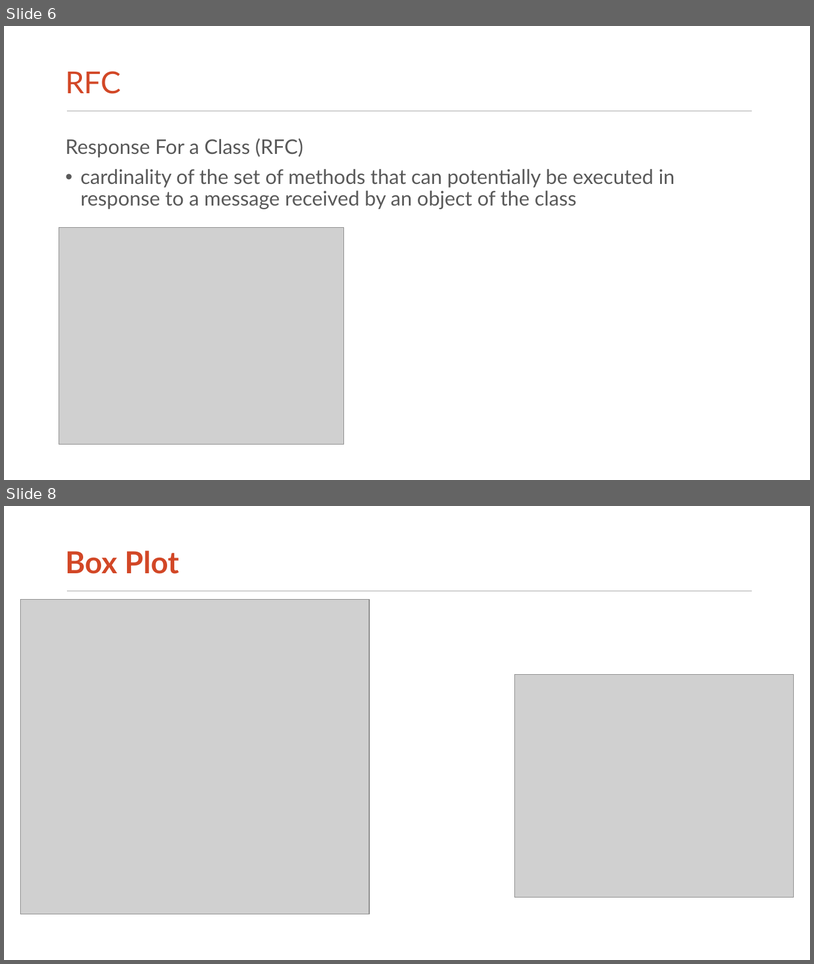
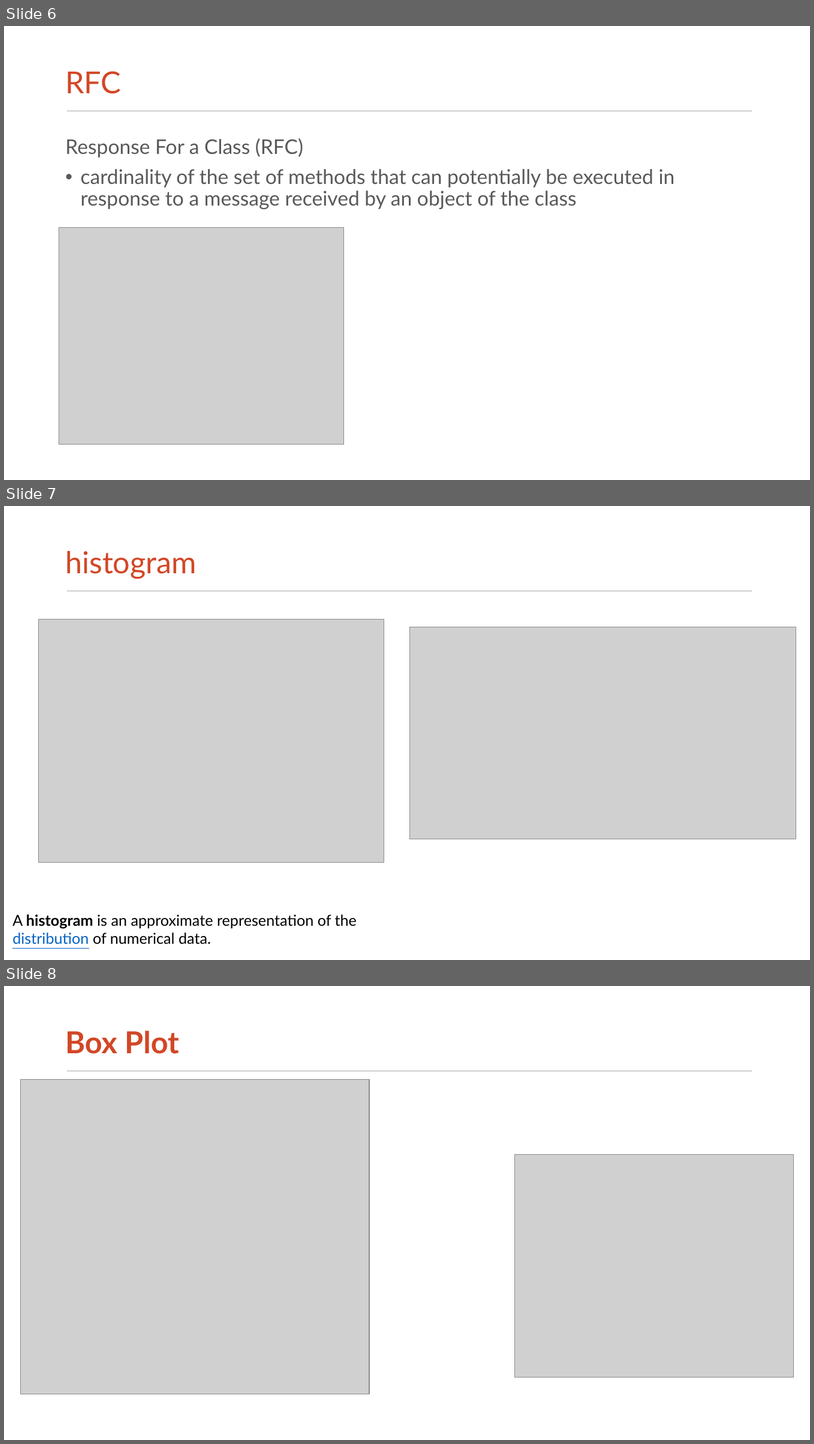
Before and after one commit to francobelloni85/UniSoftwareQualityExam, a slide deck: SOFTWARE_QUALITY_EVALUATION.pptx. Shown one above the other, each under a label of ours: slides 6 and 8 before the commit, slides 6, 7 and 8 after it; the slides between them are not shown. The pictures are 814x964 and 814x1444 pixels, drawn with LibreOffice and Linux fonts; fonts in the diff are those of the drawing; grey boxes stand for pictures. Boxes give left, top, right and bottom in pixels: in the first picture for what was removed or moved away, otherwise in the second. Text is boxed around its words. In the diff, an @@ line names an element or a change of style, - is before the commit and + after.

```diff
--- a/SOFTWARE_QUALITY_EVALUATION.pptx
+++ b/SOFTWARE_QUALITY_EVALUATION.pptx
@@ slide 7 added at <box>4,506,810,960</box>, background #FFFFFF; not listed: 1 template element that a slide beside it also shows @@
@@ title added at <box>65,551,197,579</box>, 36 pt, text #D24726 @@
+histogram
@@ picture added at <box>38,619,384,862</box> @@
@@ picture added at <box>410,627,797,839</box> @@
@@ text added at <box>12,914,357,944</box>, 18 pt, text #000000 @@
+A histogram is an approximate representation of the distribution of numerical data.
```
Also in this commit, not shown: 1 slide changed, 3 other slides added, 2 slides removed, 2 other files.
